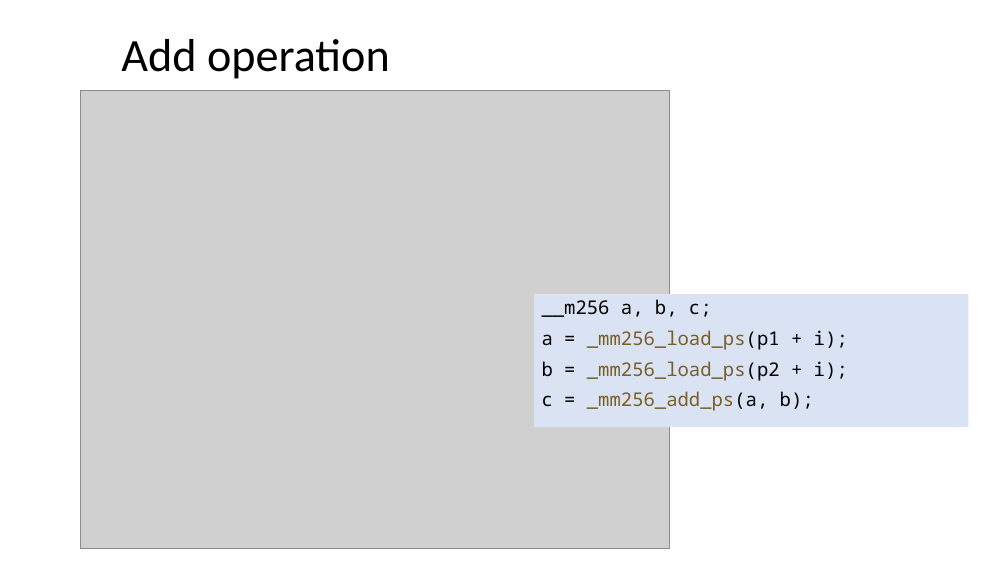
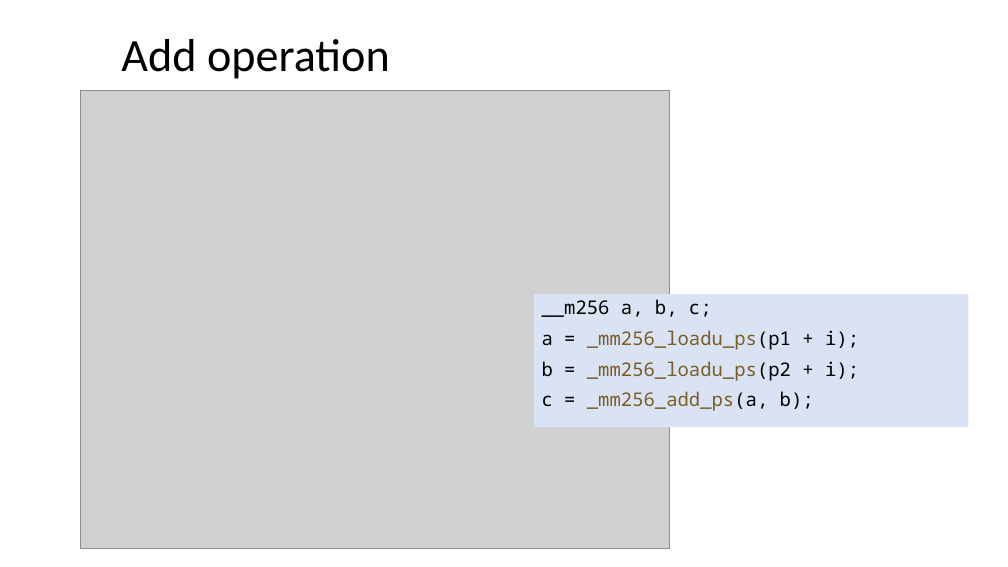
Before and after one commit to ShiqiYu/CPP, a slide deck: slide 6 of week08/Lab08.pptx. Drawn at 1008x567 pixels with LibreOffice and Linux fonts; fonts in the diff are those of the drawing; grey boxes stand for pictures; background and template pictures are left out. Boxes give left, top, right and bottom in pixels: in the first picture for what was removed or moved away, otherwise in the second. Text is boxed around its words. In the diff, an @@ line names an element or a change of style, - is before the commit and + after.

```diff
--- a/week08/Lab08.pptx
+++ b/week08/Lab08.pptx
@@ text at box(542, 330, 859, 381): text changed @@
-a = _mm256_load_ps(p1 + i);
-b = _mm256_load_ps(p2 + i);
+a = _mm256_loadu_ps(p1 + i);
+b = _mm256_loadu_ps(p2 + i);
```
Also in this commit, not shown: 2 other slides changed, 2 other files.
